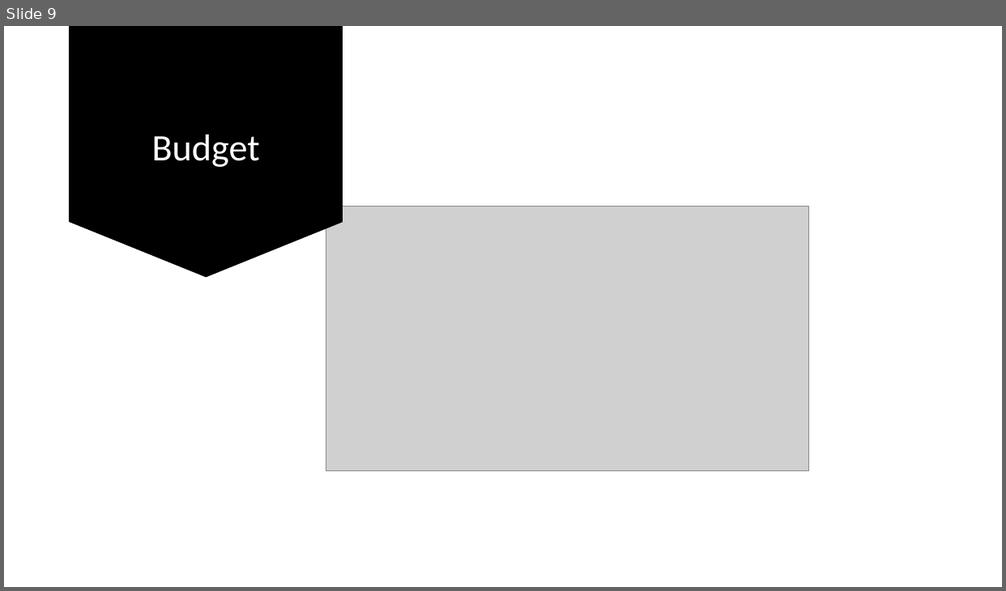
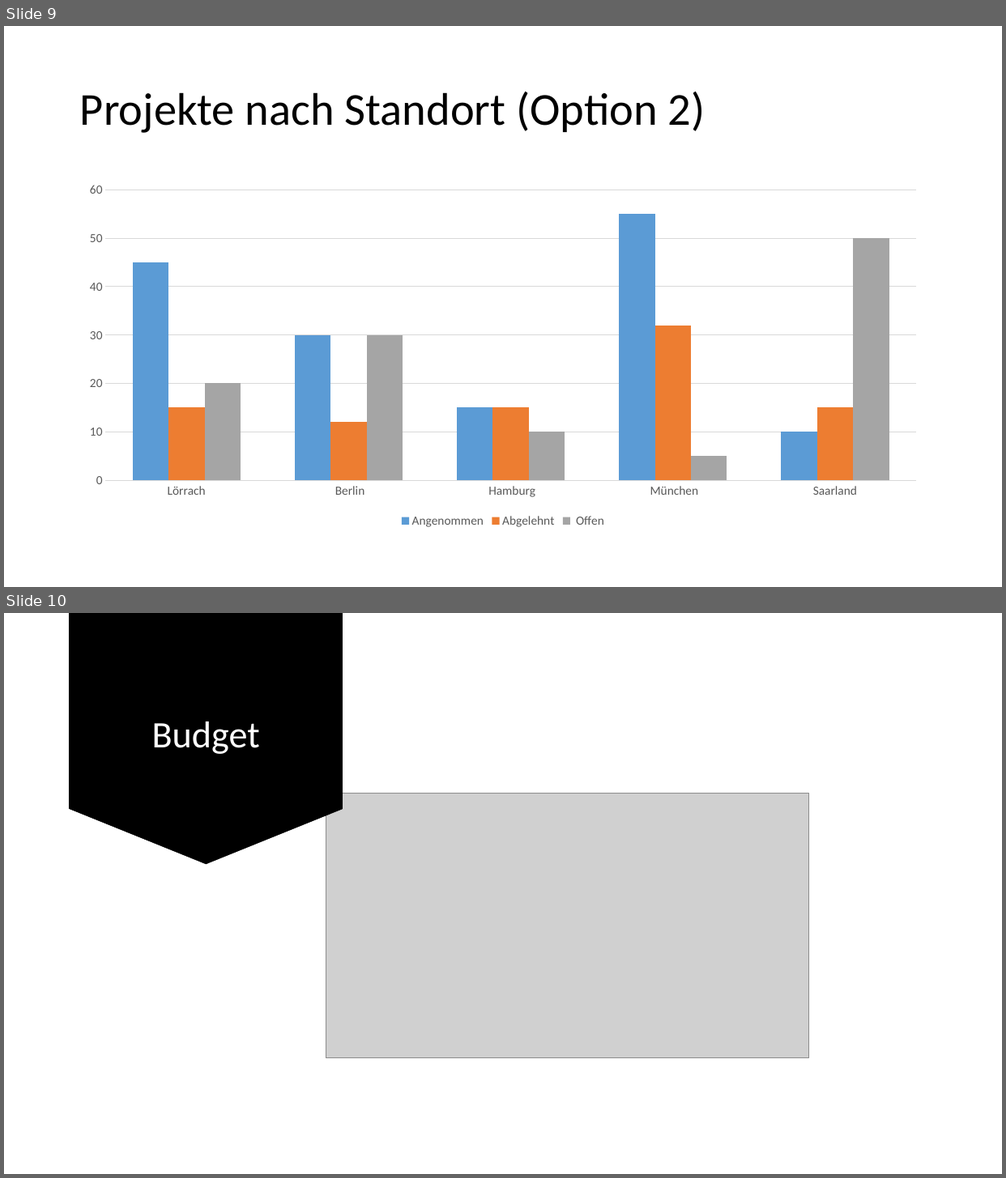
Before and after one commit to Masterarth/PM, a slide deck: documents/projectmanagement/3_Planung/Statistik_Diagramme.pptx. Shown one above the other, each under a label of ours: slide 9 before the commit, slides 9 and 10 after it. The pictures are 1006x591 and 1006x1178 pixels, drawn with LibreOffice and Linux fonts; fonts in the diff are those of the drawing; grey boxes stand for pictures. Boxes give left, top, right and bottom in pixels: in the first picture for what was removed or moved away, otherwise in the second. Text is boxed around its words. In the diff, an @@ line names an element or a change of style, - is before the commit and + after.

```diff
--- a/documents/projectmanagement/3_Planung/Statistik_Diagramme.pptx
+++ b/documents/projectmanagement/3_Planung/Statistik_Diagramme.pptx
@@ slide 9 added at (4,26,1002,587), background #FFFFFF @@
@@ title added at (80,92,705,133), 44 pt, text #000000 @@
+Projekte nach Standort (Option 2)
@@ column chart added at (73,176,934,532) @@
+categories: Lörrach,  Berlin,  Hamburg,  München, Saarland
+Angenommen: 45, 30, 15, 55, 10
+Abgelehnt: 15, 12, 15, 32, 15
+ Offen: 20, 30, 10, 5, 50
@@ what was slide 9 is now slide 10 @@
```
Also in this commit, not shown: 2 slides changed, 1 other slide added, 2 slides removed.
